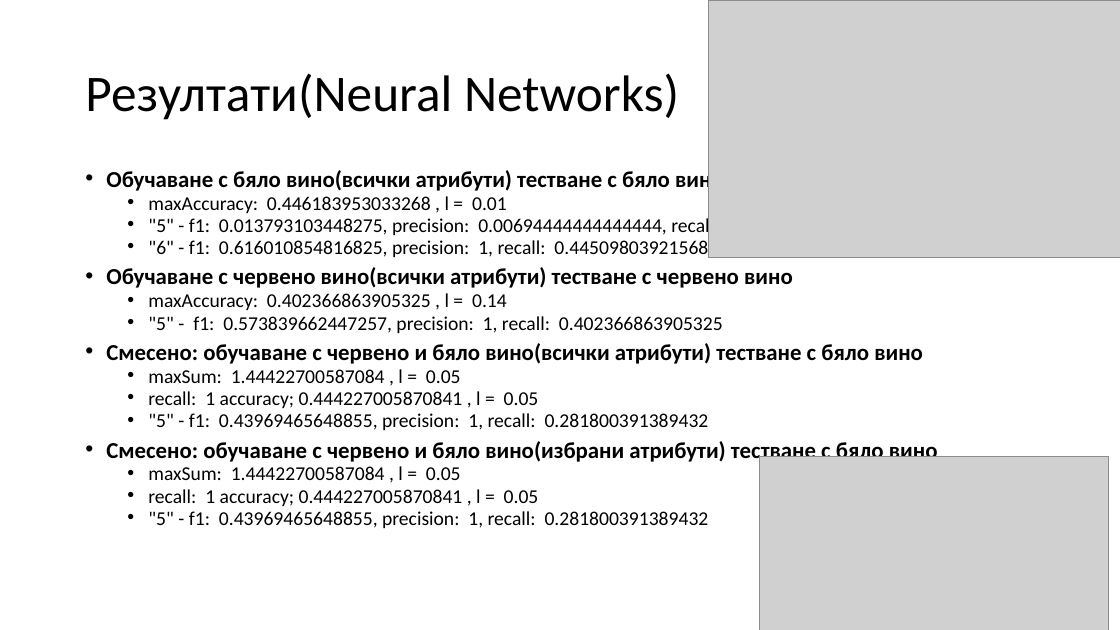
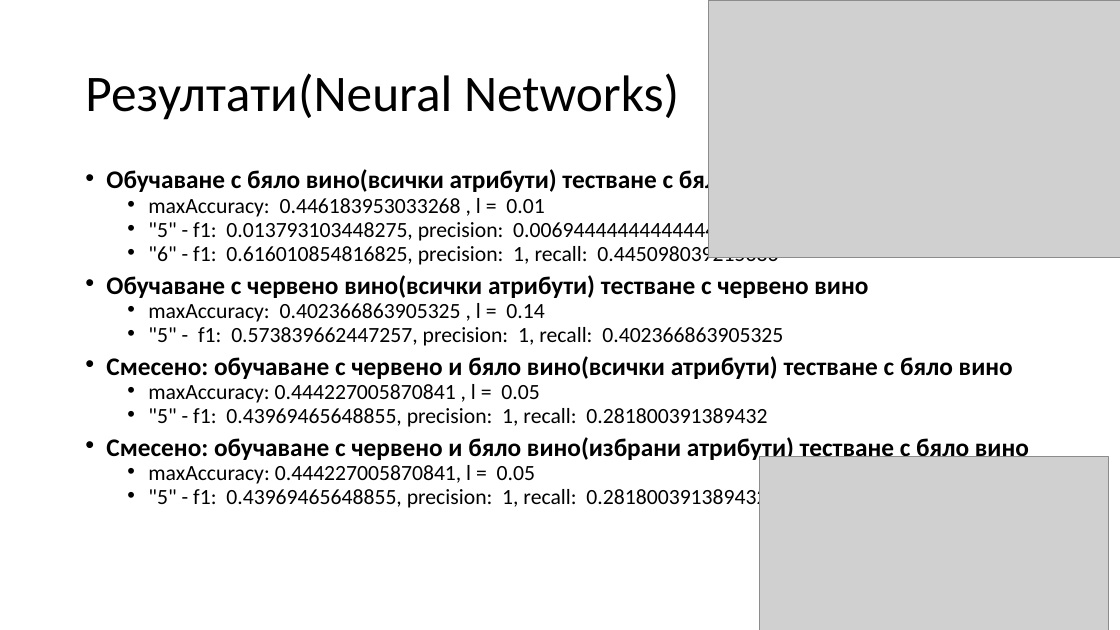
Before and after one commit to siyana/WineQualityClassification, a slide deck: slide 12 of doc/OZDPresentation.pptx. Drawn at 1120x630 pixels with LibreOffice and Linux fonts; fonts in the diff are those of the drawing; grey boxes stand for pictures. Boxes give left, top, right and bottom in pixels: in the first picture for what was removed or moved away, otherwise in the second. Text is boxed around its words. In the diff, an @@ line names an element or a change of style, - is before the commit and + after.

Commit message:
update presentation

```diff
--- a/doc/OZDPresentation.pptx
+++ b/doc/OZDPresentation.pptx
@@ text at bbox=[106, 168, 1029, 510]: size 19.6 to 21.7 pt in "Обучаване с бяло вино(всички атрибути) тестване с ...", "Обучаване с червено вино(всички атрибути) тестване с ...", "Смесено: обучаване с червено и бяло вино(всички ...", "Смесено: обучаване с червено и бяло вино(избрани ..."; size 16.8 to 18.6 pt in "maxAccuracy: 0.446183953033268 , l = 0.01", ""5" - f1: 0.013793103448275, precision: 0.00694444444444444, ...", ""6" - f1: 0.616010854816825, precision: 1, recall: ...", "maxAccuracy: 0.402366863905325 , l = 0.14" and 3 more places @@
@@ text at bbox=[148, 384, 539, 403]: text changed; size 16.8 to 18.6 pt @@
-  • maxSum: 1.44422700587084 , l = 0.05
-  • recall: 1 accuracy; 0.444227005870841 , l = 0.05
+  • maxAccuracy: 0.444227005870841 , l = 0.05
@@ text at bbox=[148, 465, 535, 484]: text changed; size 16.8 to 18.6 pt @@
-  • maxSum: 1.44422700587084 , l = 0.05
-  • recall: 1 accuracy; 0.444227005870841 , l = 0.05
+  • maxAccuracy: 0.444227005870841, l = 0.05
```
Also in this commit, not shown: 1 other slide changed.
